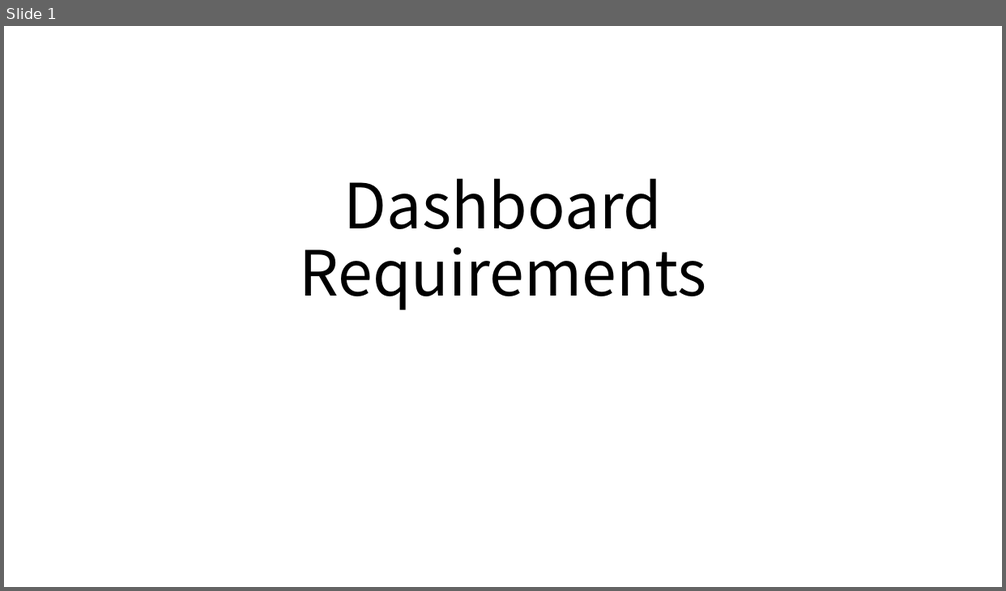
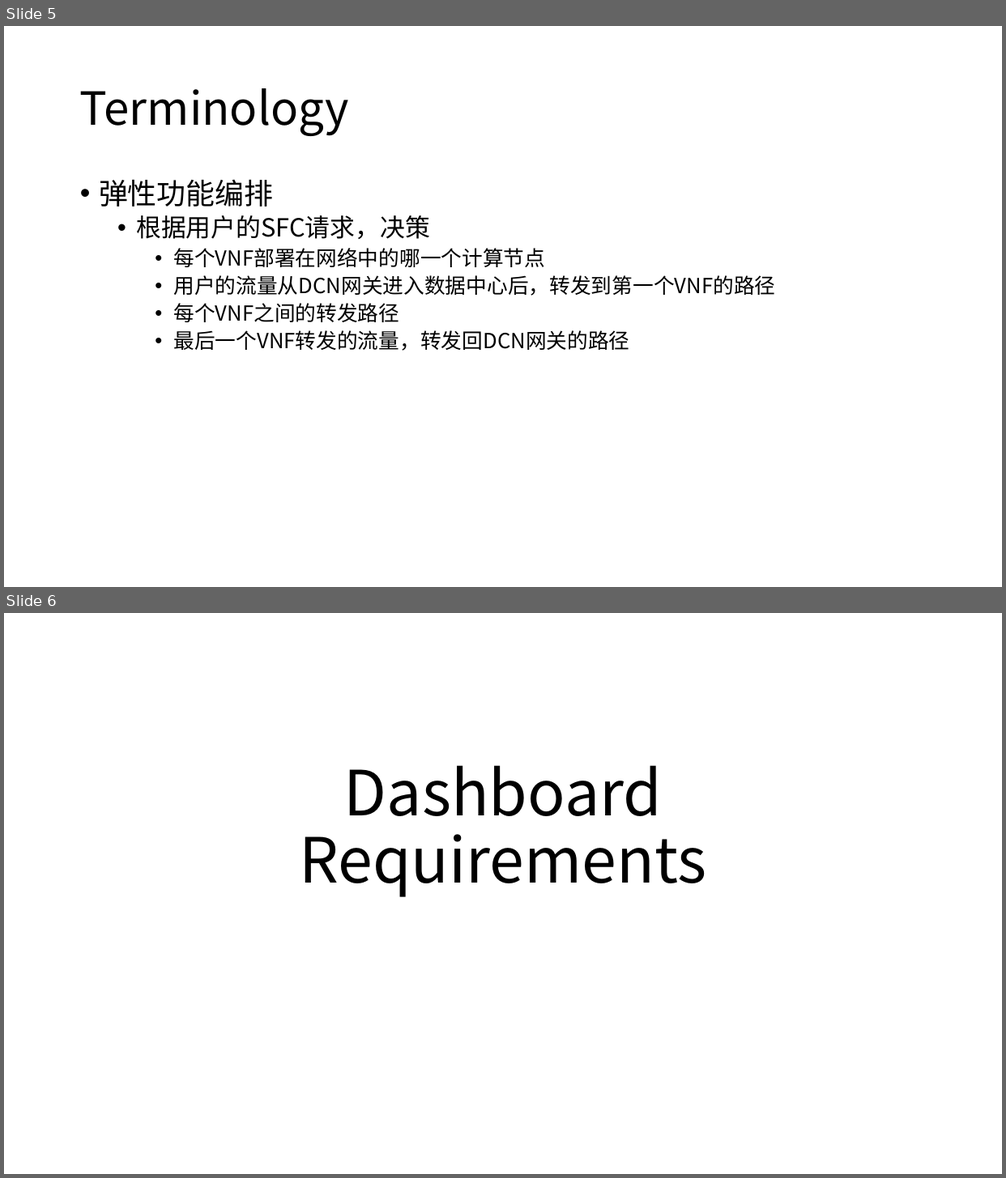
Before and after one commit to magaboomchen/SelfAdaptiveMano, a slide deck: doc/SoftwareDesign/Dashboard/DashboardRequirements.pptx. Shown one above the other, each under a label of ours: slide 1 before the commit, slides 5 and 6 after it. The pictures are 1006x591 and 1006x1178 pixels, drawn with LibreOffice and Linux fonts; fonts in the diff are those of the drawing. Boxes give left, top, right and bottom in pixels: in the first picture for what was removed or moved away, otherwise in the second. Text is boxed around its words. In the diff, an @@ line names an element or a change of style, - is before the commit and + after.

```diff
--- a/doc/SoftwareDesign/Dashboard/DashboardRequirements.pptx
+++ b/doc/SoftwareDesign/Dashboard/DashboardRequirements.pptx
@@ slide 5 added at box(4, 26, 1002, 587), background #FFFFFF @@
@@ title added at box(80, 88, 349, 136), 44 pt, text #000000 @@
+Terminology
@@ text added at box(99, 179, 775, 351), 20 pt, text #000000 @@
+• 弹性功能编排
+  • 根据用户的SFC请求，决策
+    • 每个VNF部署在网络中的哪一个计算节点
+    • 用户的流量从DCN网关进入数据中心后，转发到第一个VNF的路径
+    • 每个VNF之间的转发路径
+    • 最后一个VNF转发的流量，转发回DCN网关的路径
@@ what was slide 1 is now slide 6 @@
```
Also in this commit, not shown: 2 slides changed, 4 other slides added, 17 other files.
